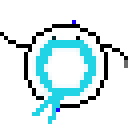
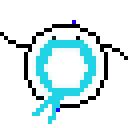
Two versions of the same layered image (128 × 128). Layer-by-layer changes:
painted on "Fondo" over [124, 60, 128, 68]
